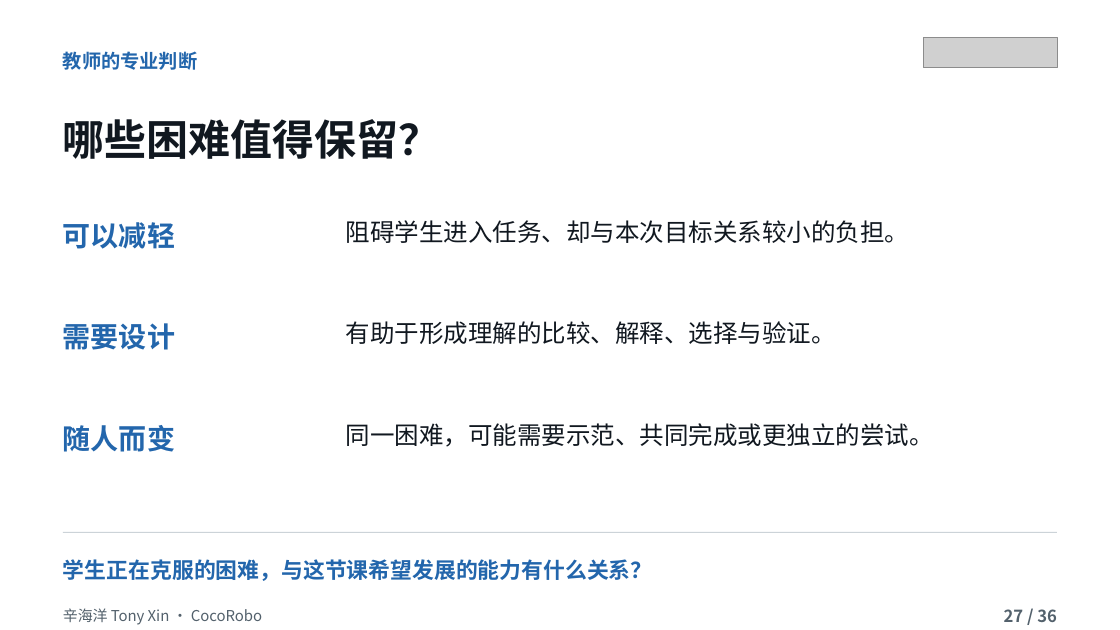
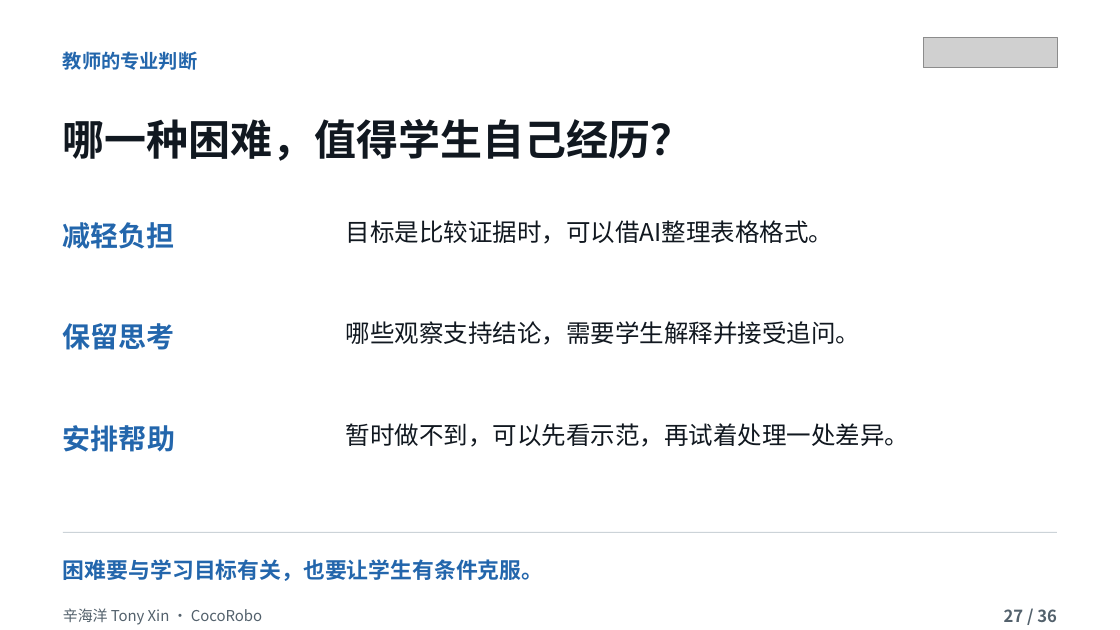
Before and after one commit to tonyxinvip/slides, a slide deck: slide 27 of education-purpose-ai-2026/downloads/AI_Education_Purpose_36slides.pptx. Drawn at 1120x630 pixels with LibreOffice and Linux fonts; fonts in the diff are those of the drawing; grey boxes stand for pictures. Boxes give left, top, right and bottom in pixels: in the first picture for what was removed or moved away, otherwise in the second. Text is boxed around its words. In the diff, an @@ line names an element or a change of style, - is before the commit and + after.

```diff
--- a/education-purpose-ai-2026/downloads/AI_Education_Purpose_36slides.pptx
+++ b/education-purpose-ai-2026/downloads/AI_Education_Purpose_36slides.pptx
@@ text at [63,119,693,161]: text changed @@
-哪些困难值得保留？
+哪一种困难，值得学生自己经历？
@@ text at [63,222,175,249]: text changed @@
-可以减轻
+减轻负担
@@ text at [346,220,834,244]: text changed @@
-阻碍学生进入任务、却与本次目标关系较小的负担。
+目标是比较证据时，可以借AI整理表格格式。
@@ text at [63,323,175,350]: text changed @@
-需要设计
+保留思考
@@ text at [346,321,860,345]: text changed @@
-有助于形成理解的比较、解释、选择与验证。
+哪些观察支持结论，需要学生解释并接受追问。
@@ text at [63,425,175,452]: text changed @@
-随人而变
+安排帮助
@@ text at [346,423,909,447]: text changed @@
-同一困难，可能需要示范、共同完成或更独立的尝试。
+暂时做不到，可以先看示范，再试着处理一处差异。
@@ text at [63,559,543,581]: text changed @@
-学生正在克服的困难，与这节课希望发展的能力有什么关系？
+困难要与学习目标有关，也要让学生有条件克服。
```
Also in this commit, not shown: 35 other slides changed, 4 other files.
